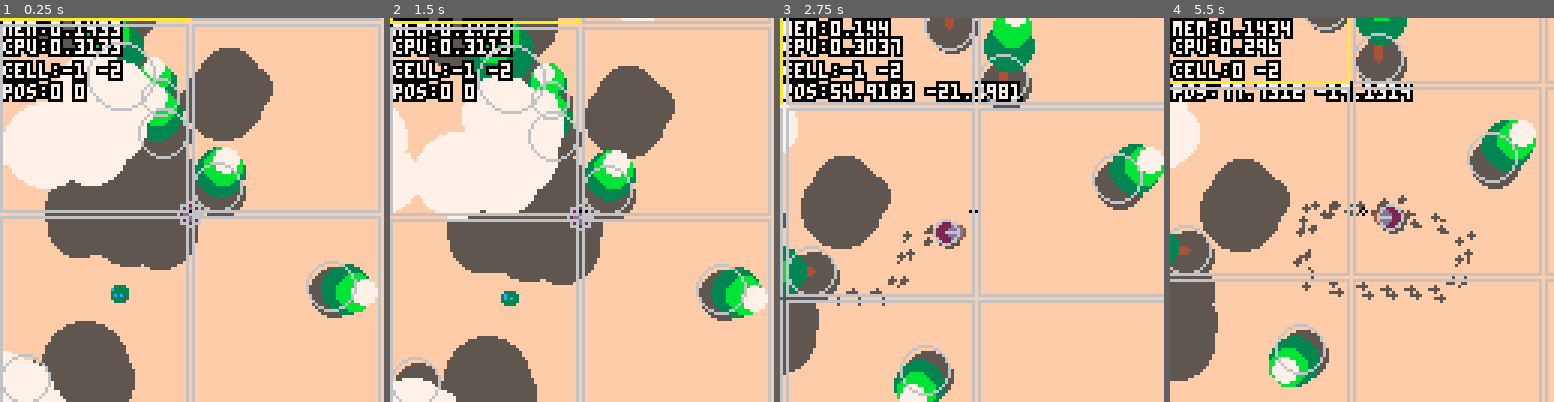
Above: before the commit, frames 1-4 (left to right).
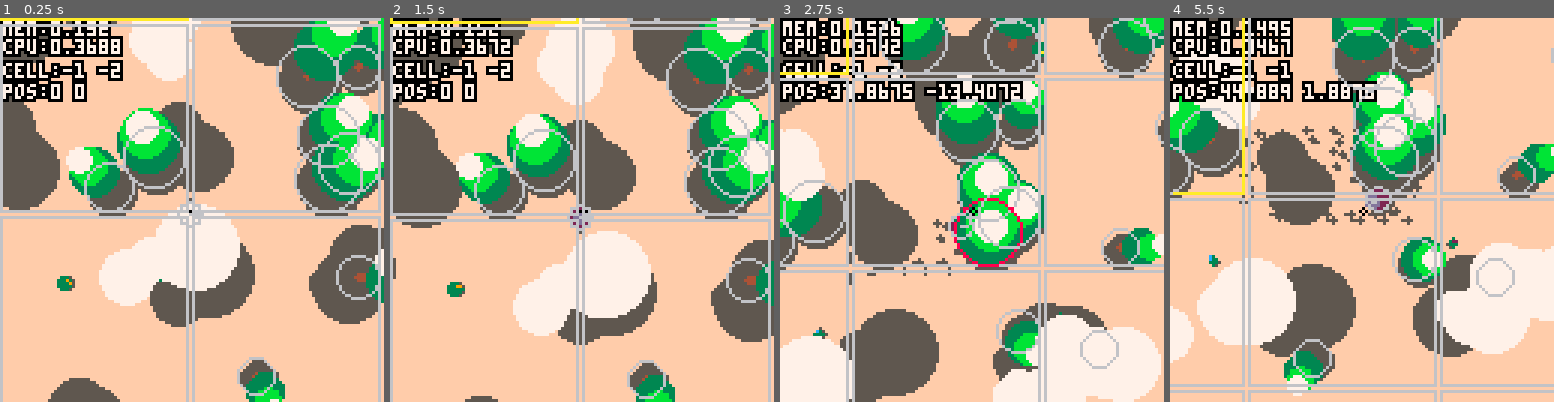
Above: after the commit, the same moments.

Repository: seleb/DuckDuckOnTheLoose
Game: PICO-8 cartridge forest.p8
Two runs of this game, one before a commit and one after it. Both use one fixed random seed, a clock stepped at 60 frames per second and the inputs below.
Inputs:
- Up to frame 1 (0.25 s): no input
- Up to frame 2 (1.5 s): no input
- Up to frame 3 (2.75 s): hold Right 1.6-2.1 s; hold Up 2.15-2.42 s; hold Right from 2.47 s (still down)
- Up to frame 4 (5.5 s): release Right at 3.03 s; hold Left 3.08-3.58 s; hold Down 3.63-3.97 s; hold Right 4.02-4.68 s; hold Up 4.73-5.03 s; hold Left from 5.08 s (still down)

The runs differ from the first frame. In frame 1, 54% of the frame differs, in the area x 0-100%, y 0-100%; in frame 2, 57%; in frame 3, 57%; in frame 4, 56%.

Commit message:
misc
-random seed stored at init
-better srand for cell coordinates (avoids obvious diagonal symmettry)
-trunks drawn in loops

Diff:
--- a/forest.p8
+++ b/forest.p8
@@ -55,6 +55,9 @@
 end
 
 function _init()
+ srand(10) --for testing
+ seed=rnd()
+
  shadow_offset=v_normalize({2,3})
 
  shadow_offset=v_mul(shadow_offset,0.2)
@@ -216,7 +219,7 @@
  local x=a+cells.current[1]
  local y=b+cells.current[2]
 
- srand(x+y)
+ srand(seed+x*(cells.bounds[1]*2)+y)
 
  c.trees={}
 
@@ -537,13 +540,17 @@
 end
 
 function draw_trees(shadows)
+ local c={
+  cam.p[1]%cells.w,
+  cam.p[2]%cells.h
+ }
  for a=0,cells.fill_x do
  for b=0,cells.fill_y do
 
  local trees=cells.a[a][b].trees
  camera(
- cam.p[1]%cells.w-a*cells.w,
- cam.p[2]%cells.h-b*cells.h
+ c[1]-a*cells.w,
+ c[2]-b*cells.h
  )
 
  if shadows then
@@ -559,32 +566,13 @@
  -- trunks
  color(4)
  for t in all(trees.a) do
-  line(
-  t.p[1],
-  t.p[2],
-  t.s[1],
-  t.s[2])
-  line(
-  t.p[1]+1,
-  t.p[2],
-  t.s[1],
-  t.s[2])
-  line(
-  t.p[1]-1,
-  t.p[2],
-  t.s[1],
-  t.s[2])
-  line(
-  t.p[1],
-  t.p[2]+1,
-  t.s[1],
-  t.s[2])
-  line(
-  t.p[1],
-  t.p[2]-1,
-  t.s[1],
-  t.s[2])
-  --circfill(t.p[1],t.p[2],1)
+  for x=-1,1 do
+  for y=-1,1 do
+  if abs(x)+abs(y)!=2 then
+   line(t.p[1]+x,t.p[2]+y,t.s[1],t.s[2])
+  end
+  end
+  end
  end
  -- leaves
  color(3)
